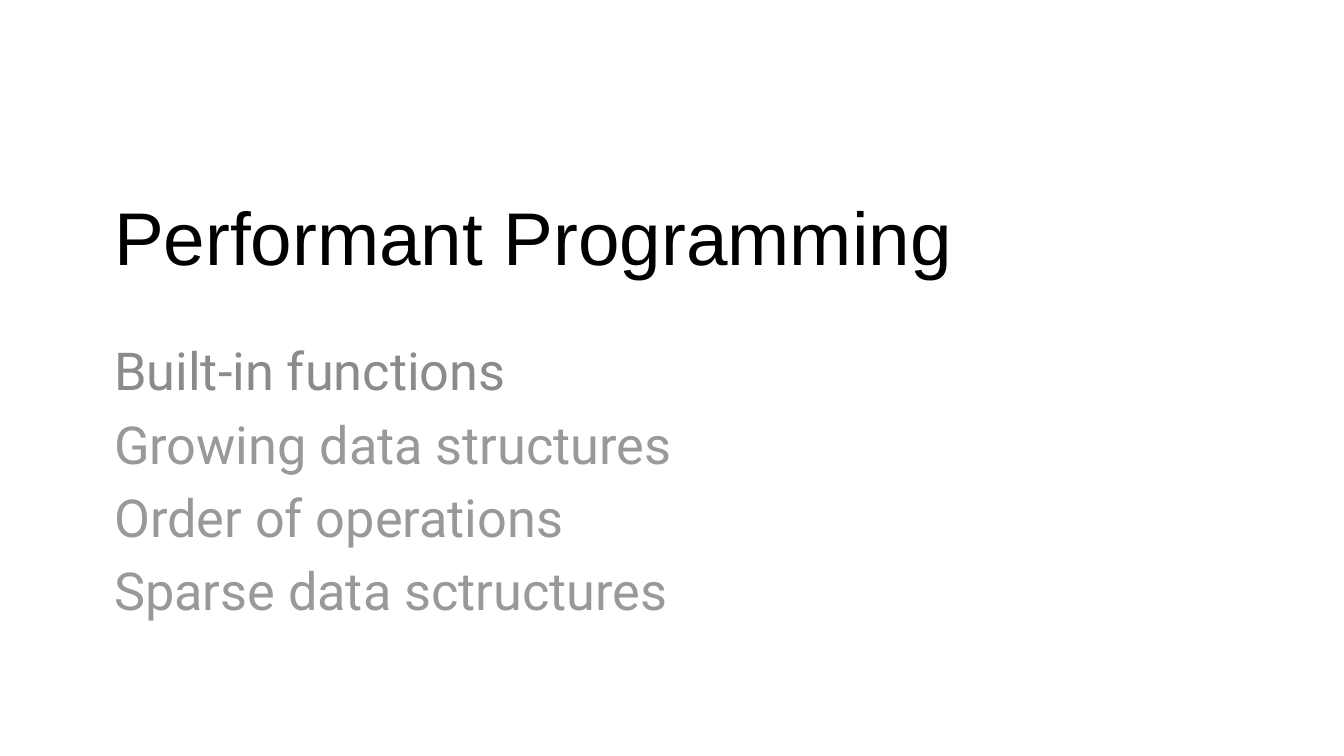
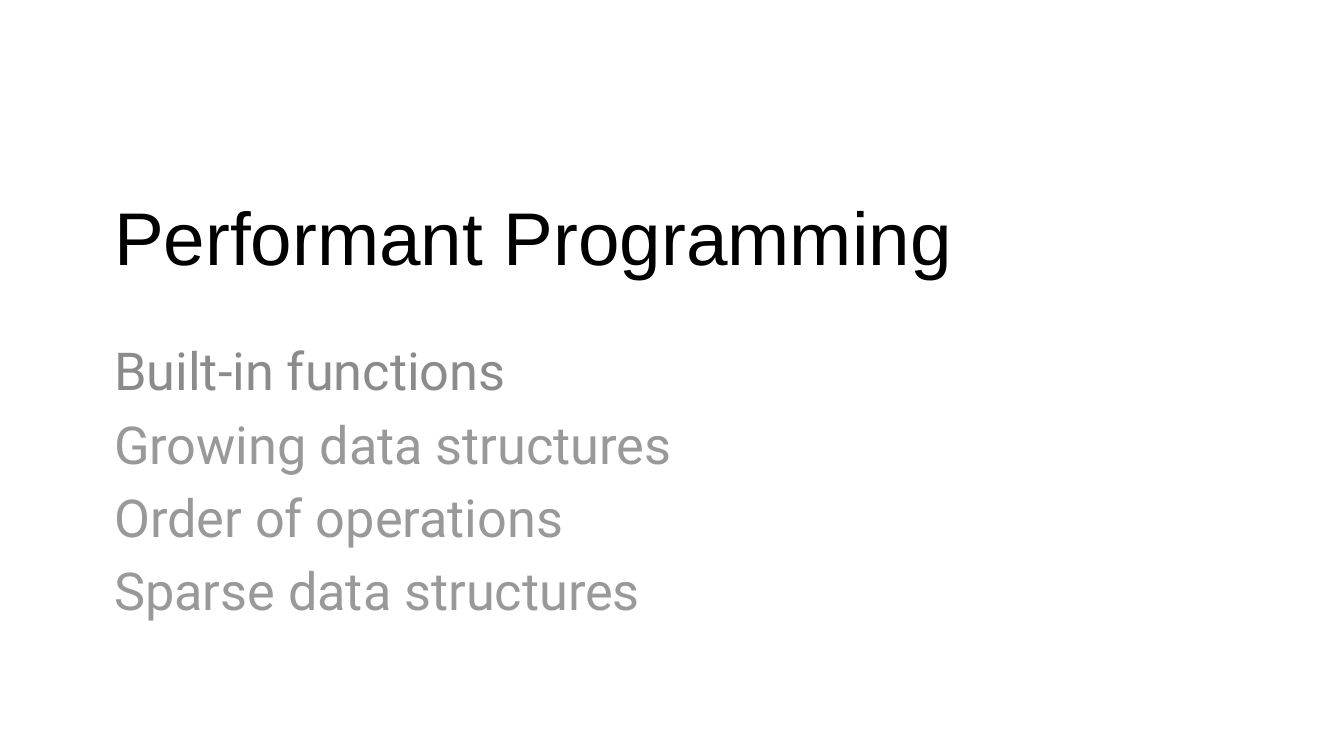
Before and after one commit to matthewjdenny/SoDA-Workshop-Series-Introduction-to-Data-Science, a slide deck: slide 1 of Workshop_Materials/Workshop_18-Performant_Programming.pptx. Drawn at 1344x756 pixels with LibreOffice and Linux fonts; fonts in the diff are those of the drawing. Boxes give left, top, right and bottom in pixels: in the first picture for what was removed or moved away, otherwise in the second. Text is boxed around its words. In the diff, an @@ line names an element or a change of style, - is before the commit and + after.

```diff
--- a/Workshop_Materials/Workshop_18-Performant_Programming.pptx
+++ b/Workshop_Materials/Workshop_18-Performant_Programming.pptx
@@ subtitle at (114,571,640,621): text changed @@
-Sparse data sctructures
+Sparse data structures
```
Also in this commit, not shown: 2 other files.
